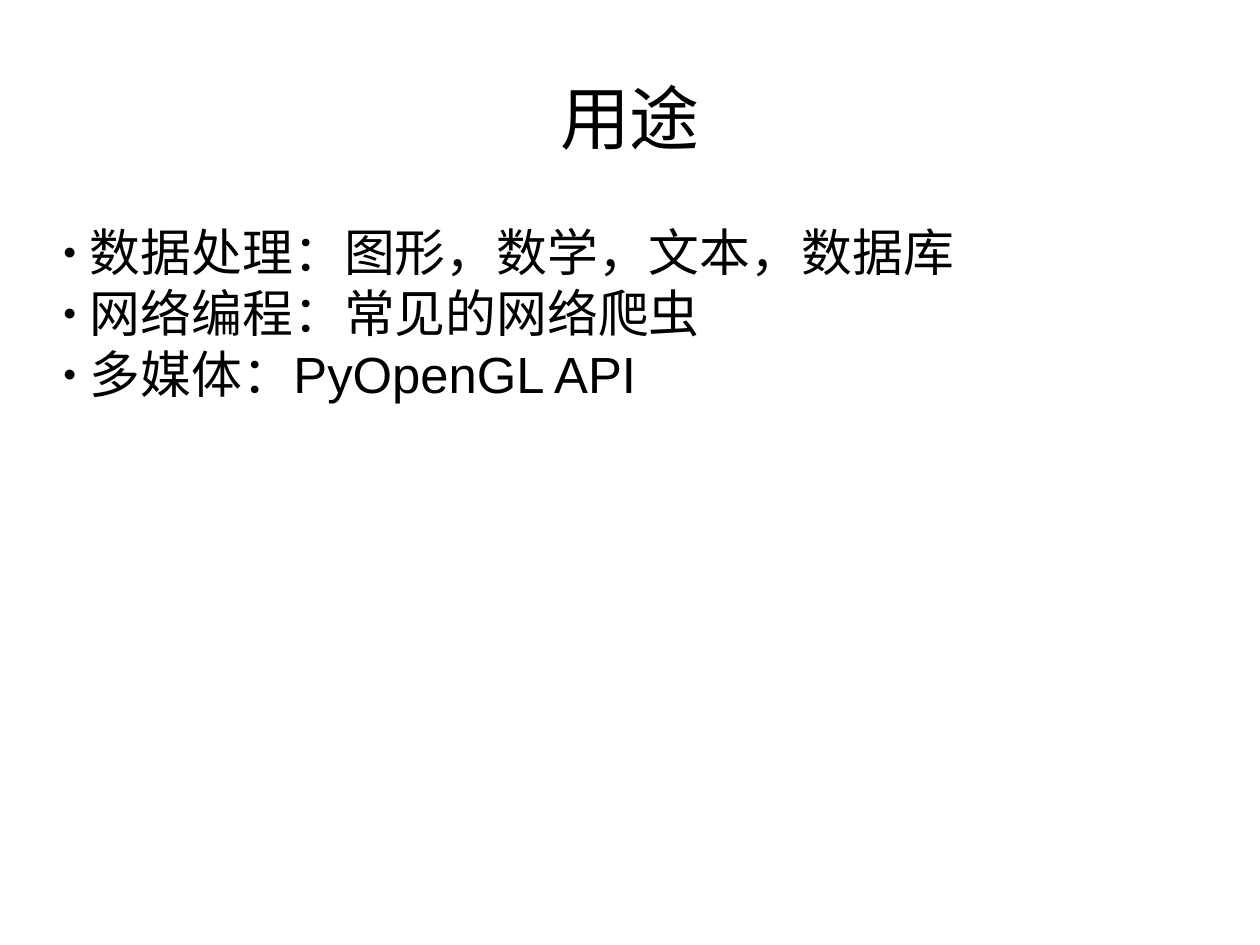
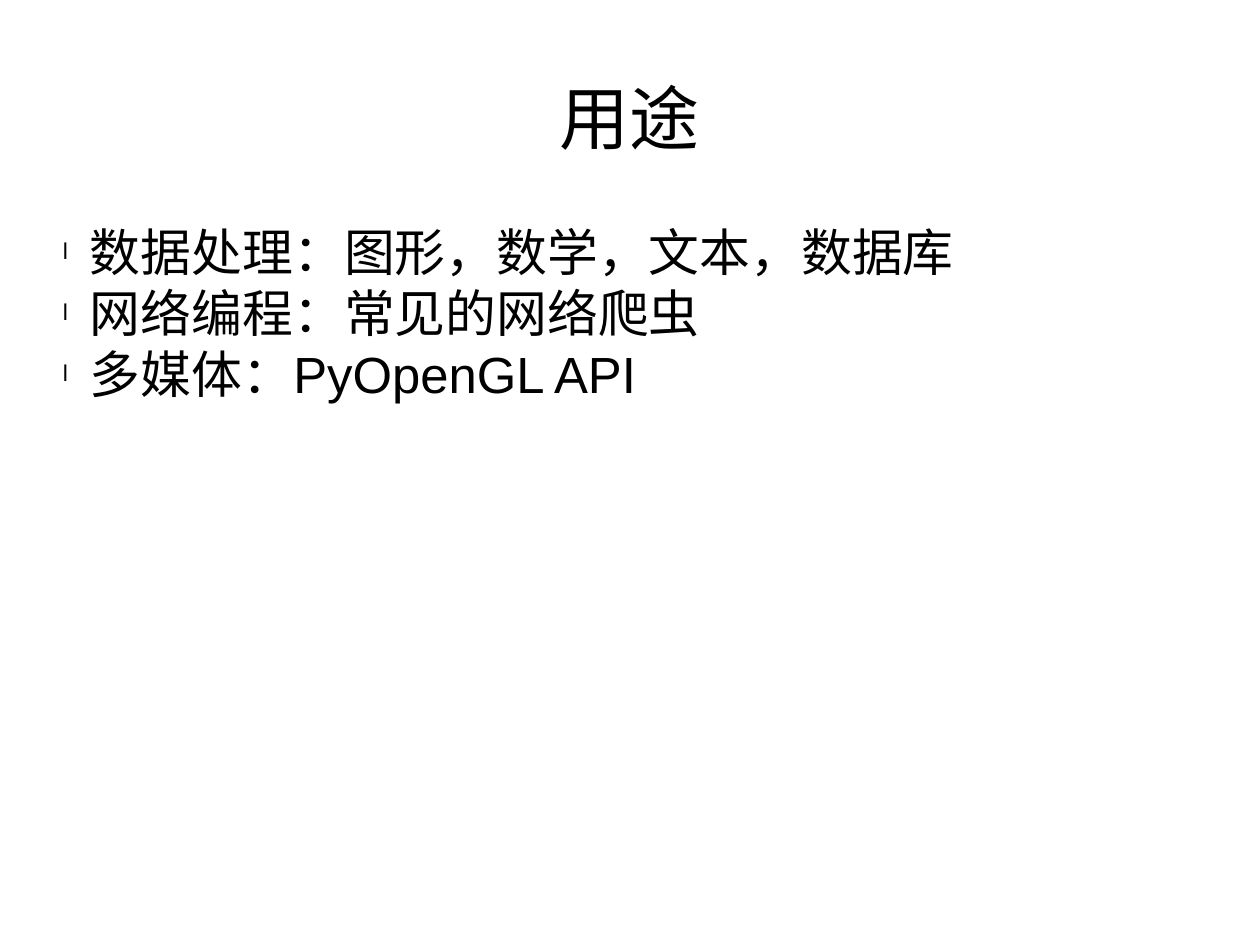
Before and after one commit to haolongzhangm/shell_my, a slide deck: slide 2 of unexeshell/tmp_use/python_l/0/p0.pptx. Drawn at 1260x945 pixels with LibreOffice and Linux fonts; fonts in the diff are those of the drawing. Boxes give left, top, right and bottom in pixels: in the first picture for what was removed or moved away, otherwise in the second. Text is boxed around its words. In the diff, an @@ line names an element or a change of style, - is before the commit and + after.

```diff
--- a/unexeshell/tmp_use/python_l/0/p0.pptx
+++ b/unexeshell/tmp_use/python_l/0/p0.pptx
@@ text "数据处理：图形，数学，文本，数据库" at (90,228,954,404): bullet ● to l @@
```
Also in this commit, not shown: 2 other slides changed, 5 slides added.
